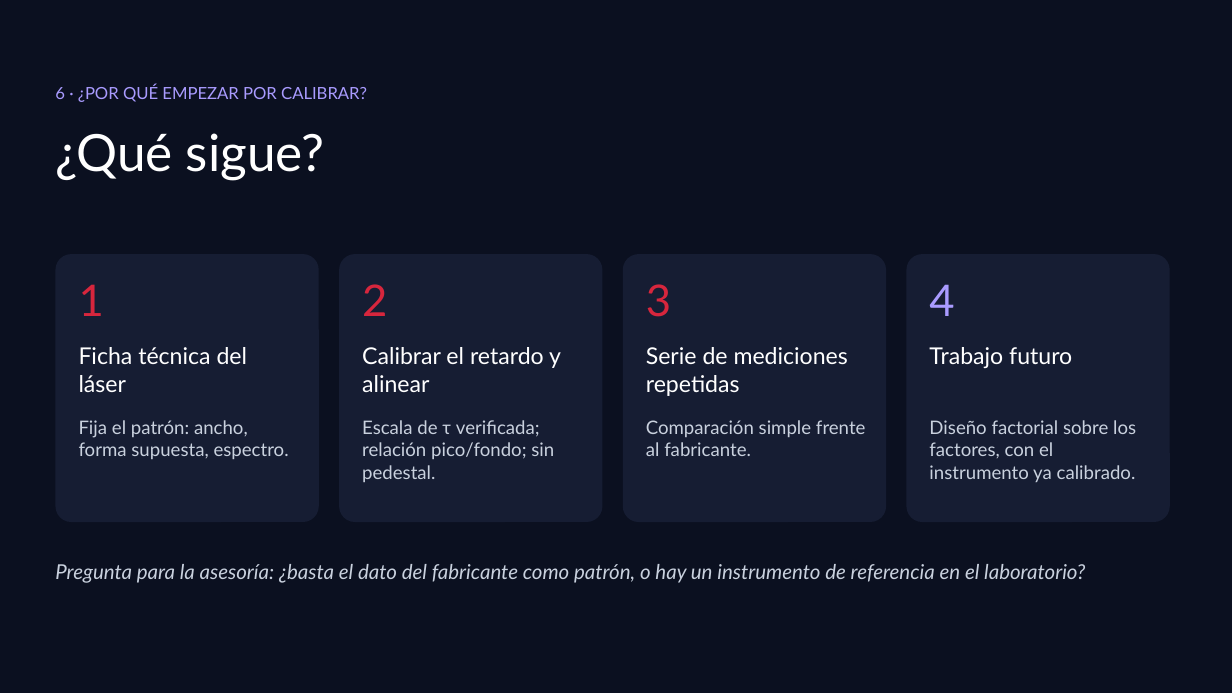
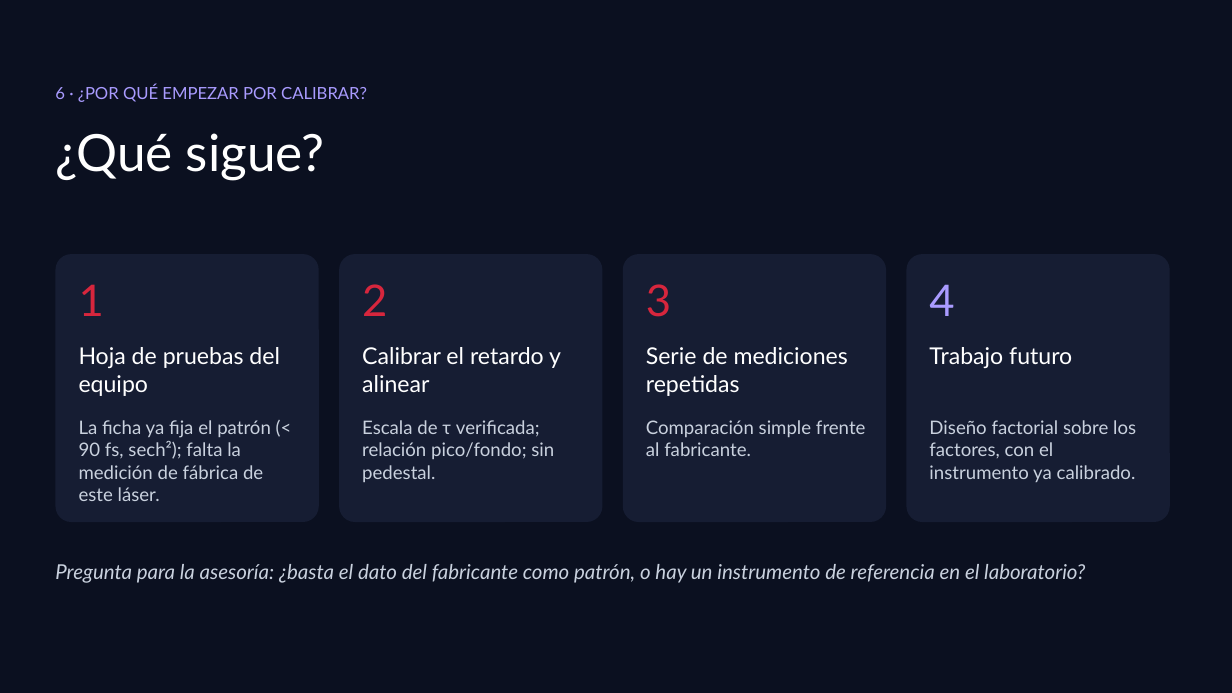
Before and after one commit to Juanes2001/diseno-de-experimentos, a slide deck: slide 24 of trabajo-practico/exposicion-17-oct/Autocorrelador_Fundamentos_y_Calibracion.pptx (slide 25 before the commit). Drawn at 1232x693 pixels with LibreOffice and Linux fonts; fonts in the diff are those of the drawing. Boxes give left, top, right and bottom in pixels: in the first picture for what was removed or moved away, otherwise in the second. Text is boxed around its words. In the diff, an @@ line names an element or a change of style, - is before the commit and + after.

```diff
--- a/trabajo-practico/exposicion-17-oct/Autocorrelador_Fundamentos_y_Calibracion.pptx
+++ b/trabajo-practico/exposicion-17-oct/Autocorrelador_Fundamentos_y_Calibracion.pptx
@@ text at [79, 347, 280, 396]: text changed @@
-Ficha técnica del láser
+Hoja de pruebas del equipo
@@ text at [79, 420, 271, 501]: text changed @@
-Fija el patrón: ancho, forma supuesta, espectro.
+La ficha ya fija el patrón (< 90 fs, sech²); falta la medición de fábrica de este láser.
```
Also in this commit, not shown: 5 other slides changed, 1 slide removed, 19 other files.
